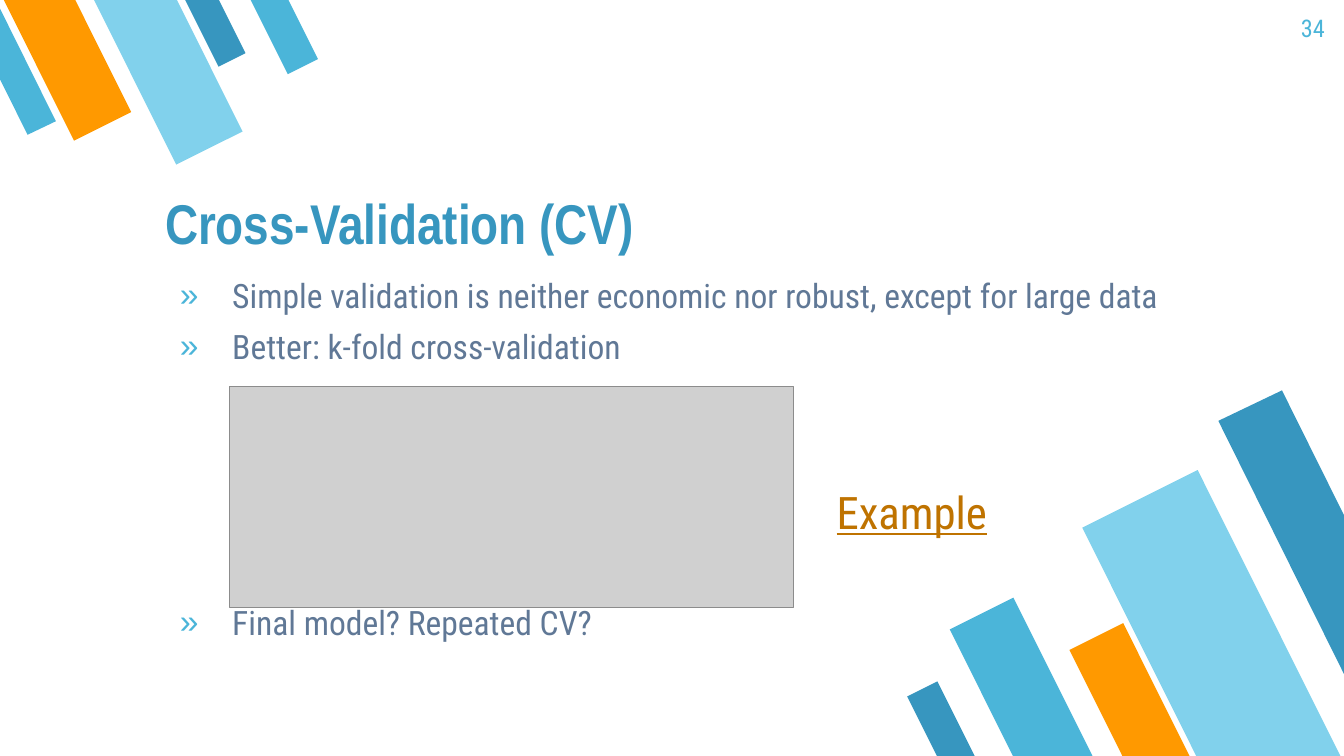
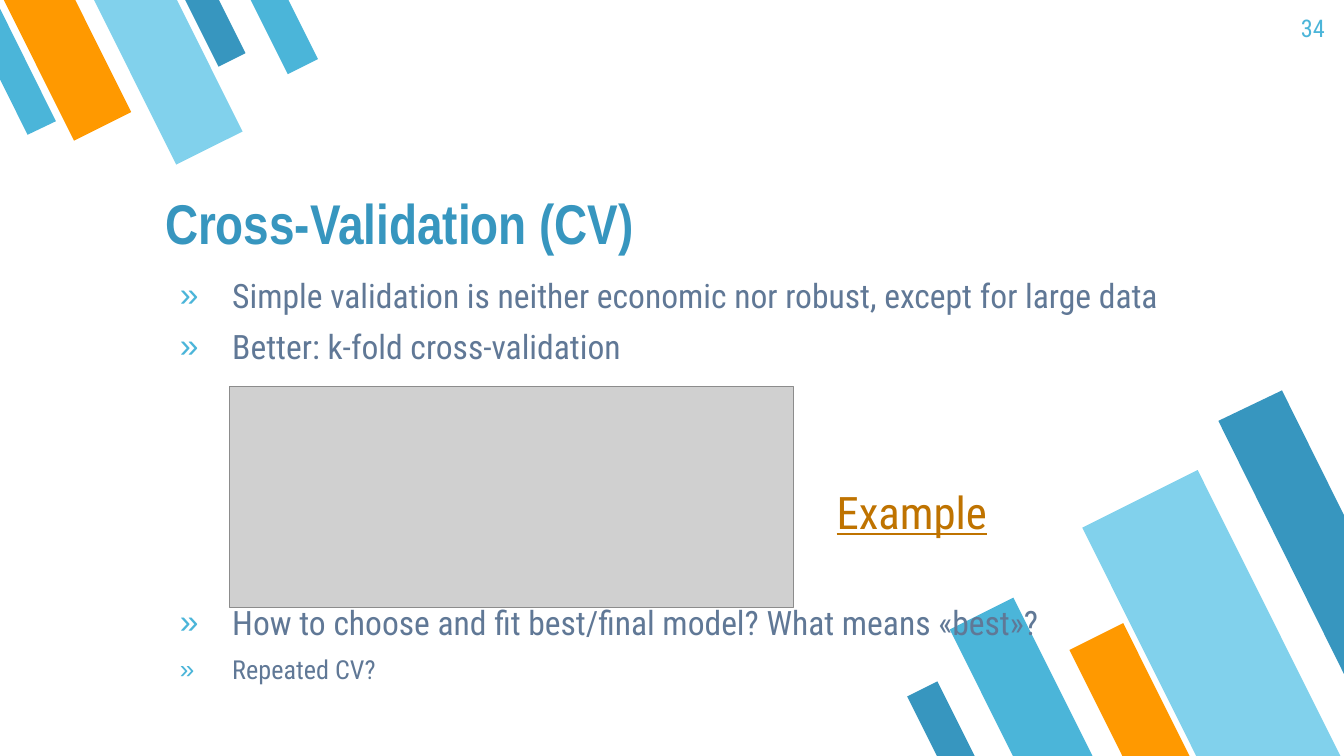
Before and after one commit to mayer79/ml_lecture, a slide deck: slide 34 of slides/ML_Lecture.pptx. Drawn at 1344x756 pixels with LibreOffice and Linux fonts; fonts in the diff are those of the drawing; grey boxes stand for pictures. Boxes give left, top, right and bottom in pixels: in the first picture for what was removed or moved away, otherwise in the second. Text is boxed around its words. In the diff, an @@ line names an element or a change of style, - is before the commit and + after.

Commit message:
be less specific about what the "best" model is

```diff
--- a/slides/ML_Lecture.pptx
+++ b/slides/ML_Lecture.pptx
@@ text at box(232, 604, 1038, 685): text changed @@
-» Final model? Repeated CV?
+» How to choose and fit best/final model? What means «best»?
+» Repeated CV?
```
Also in this commit, not shown: 6 other files.
